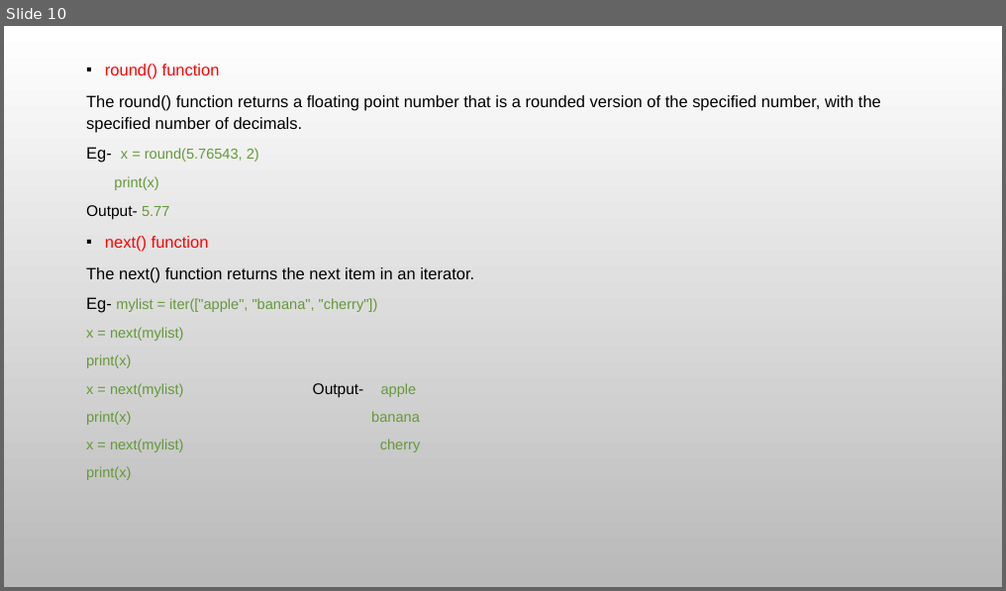
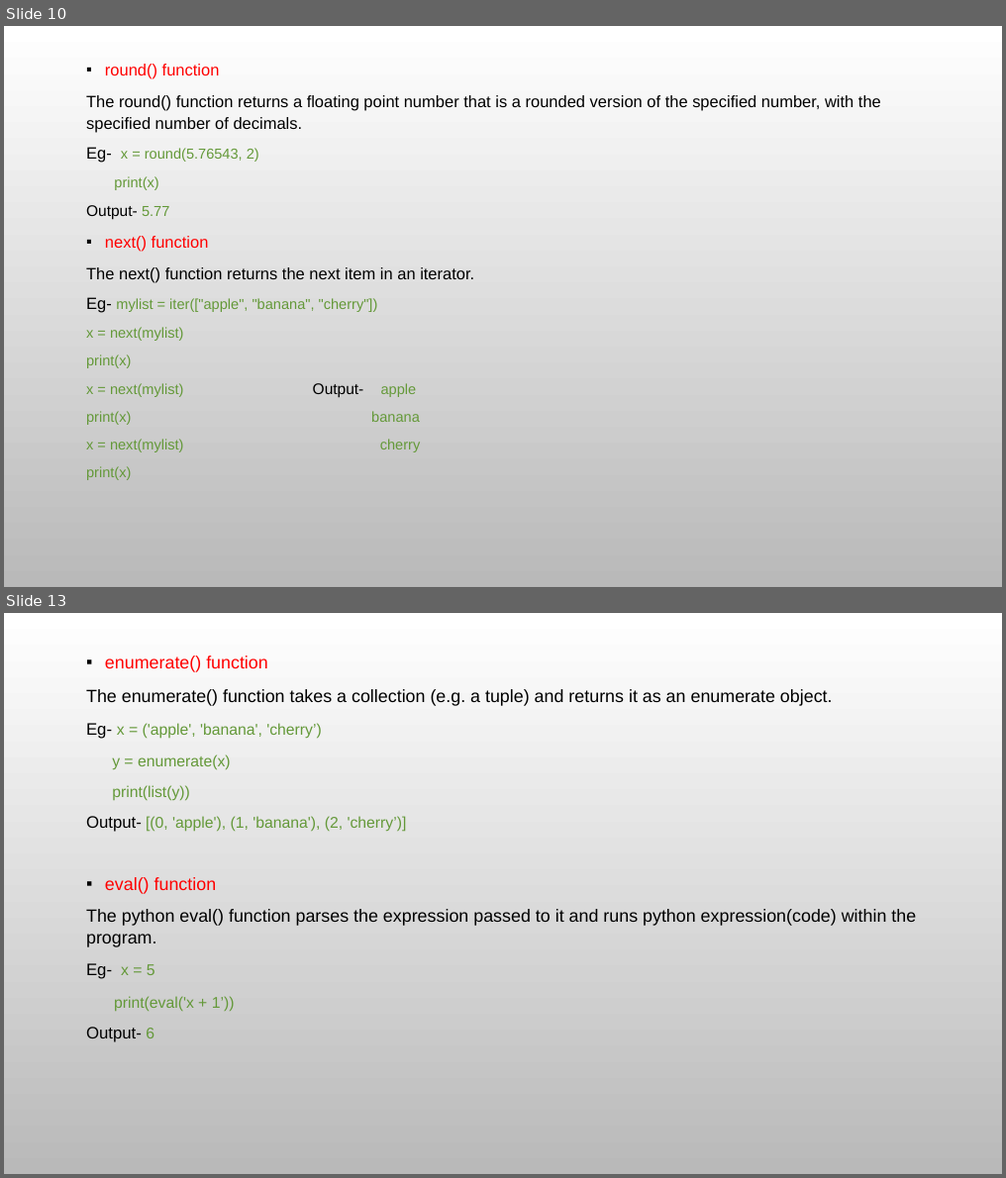
Before and after one commit to maharshigupta/Sandbox, a slide deck: Inbuilt functions in python.pptx. Shown one above the other, each under a label of ours: slide 10 before the commit, slides 10 and 13 after it; the slides between them are not shown. The pictures are 1006x591 and 1006x1178 pixels, drawn with LibreOffice and Linux fonts; fonts in the diff are those of the drawing; background and template pictures are left out. Boxes give left, top, right and bottom in pixels: in the first picture for what was removed or moved away, otherwise in the second. Text is boxed around its words. In the diff, an @@ line names an element or a change of style, - is before the commit and + after.

Commit message:
Add files via upload
Updated inbuilt function PPT

```diff
--- a/Inbuilt functions in python.pptx
+++ b/Inbuilt functions in python.pptx
@@ slide 13 added at (4, 613, 1002, 1174), background picture (left out) @@
@@ text added at (86, 656, 916, 1043), 17 pt, text #000000 @@
+▪ enumerate() function
+The enumerate() function takes a collection (e.g. a tuple) and returns it as an enumerate object.
+Eg- x = ('apple', 'banana', 'cherry’)
+y = enumerate(x)
+print(list(y))
+Output- [(0, 'apple'), (1, 'banana'), (2, 'cherry’)]
+▪ eval() function
+The python eval() function parses the expression passed to it and runs python expression(code) within the program.
+Eg- x = 5
+print(eval('x + 1’))
+Output- 6
```
Also in this commit, not shown: 4 other slides added.
